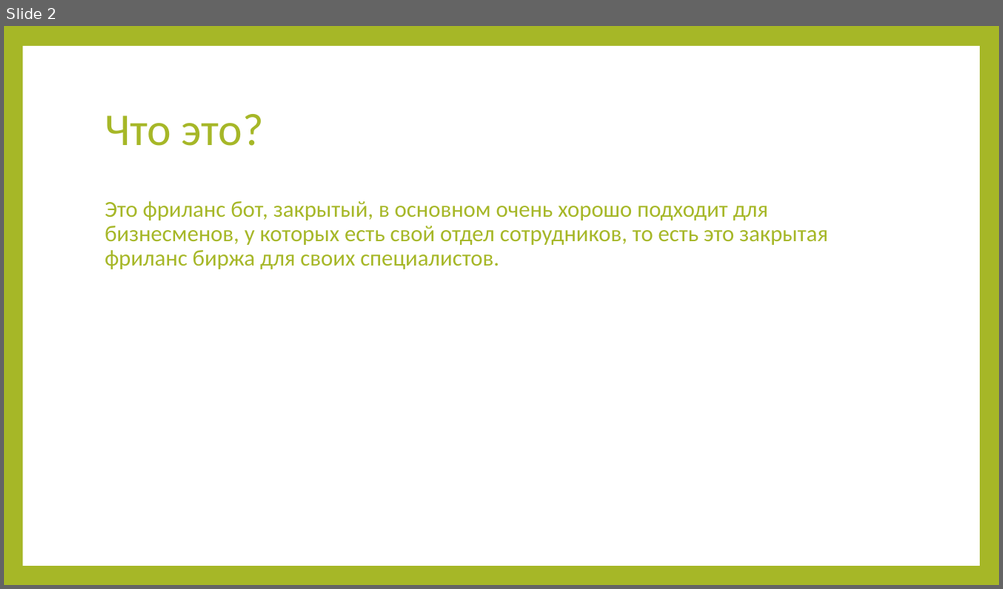
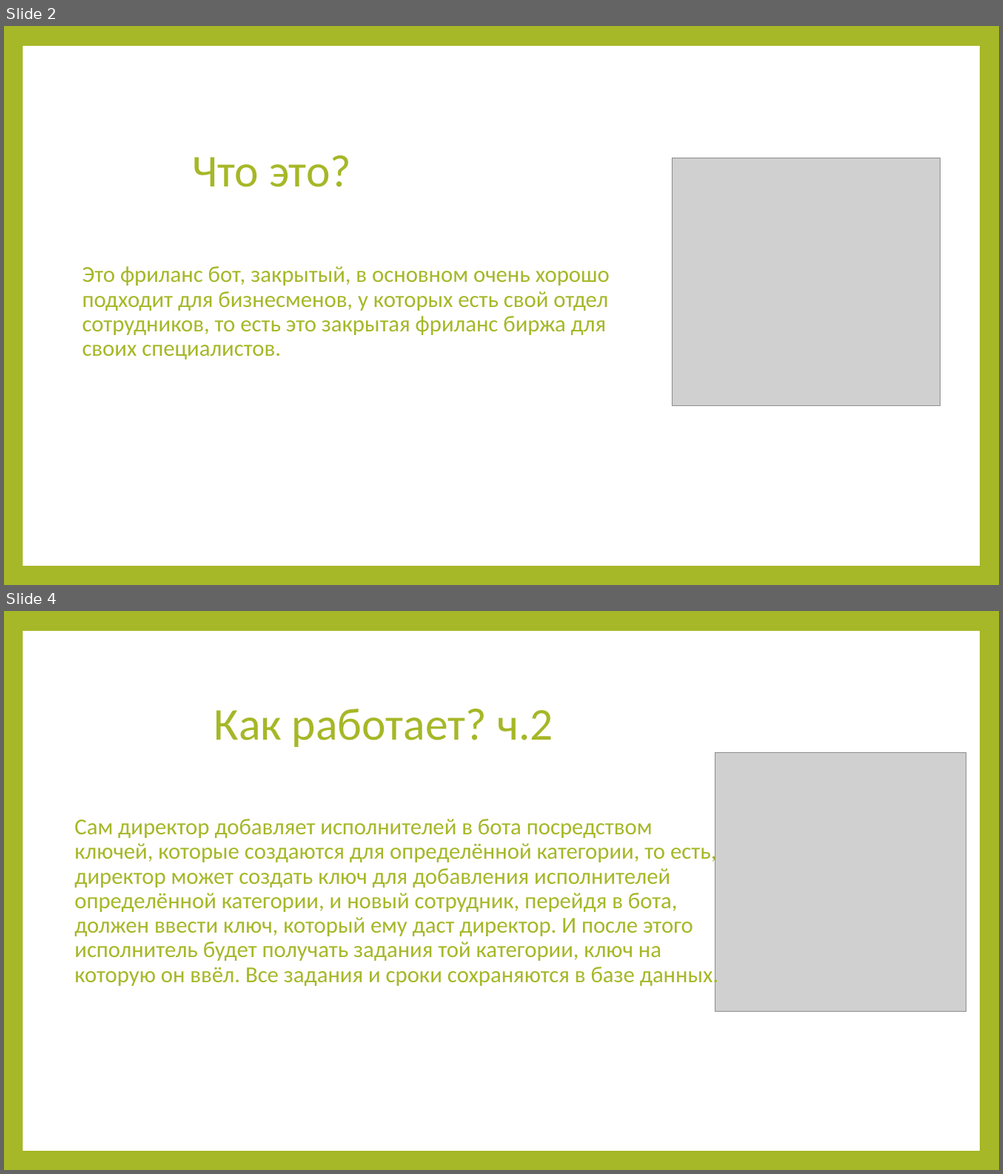
Before and after one commit to wh1tedead1/telegram-project, a slide deck: Фриланс биржа.pptx. Shown one above the other, each under a label of ours: slide 2 before the commit, slides 2 and 4 after it; the slides between them are not shown. The pictures are 1003x589 and 1003x1174 pixels, drawn with LibreOffice and Linux fonts; fonts in the diff are those of the drawing; grey boxes stand for pictures. Boxes give left, top, right and bottom in pixels: in the first picture for what was removed or moved away, otherwise in the second. Text is boxed around its words. In the diff, an @@ line names an element or a change of style, - is before the commit and + after.

```diff
--- a/Фриланс биржа.pptx
+++ b/Фриланс биржа.pptx
@@ slide 4 added at [4, 611, 999, 1170], background #A6B727; not listed: 1 template element that a slide beside it also shows @@
@@ title added at [214, 709, 553, 747], 44 pt, text #A6B727 @@
+Как работает? ч.2
@@ picture added at [715, 753, 966, 1011] @@
@@ text added at [74, 819, 718, 988], 22 pt, text #A6B727 @@
+Сам директор добавляет исполнителей в бота посредством ключей, которые создаются для определённой категории, то есть, директор может создать ключ для добавления исполнителей определённой категории, и новый сотрудник, перейдя в бота, должен ввести ключ, который ему даст директор. И после этого исполнитель будет получать задания той категории, ключ на которую он ввёл. Все задания и сроки сохраняются в базе данных.
@@ slide 2 changed as well @@
@@ title "Что это?": place and size @@
-title "Что это?" at [105, 114, 264, 146]
+title "Что это?" at [192, 156, 351, 187]
@@ title "Что это?" at [192, 156, 351, 187]: alignment left to centre @@
@@ picture added at [671, 158, 939, 406] @@
@@ text "Это фриланс бот, закрытый, в ..." rewrapped from [105, 201, 828, 269] to [82, 266, 609, 360] @@
```
Also in this commit, not shown: 3 other slides changed.
